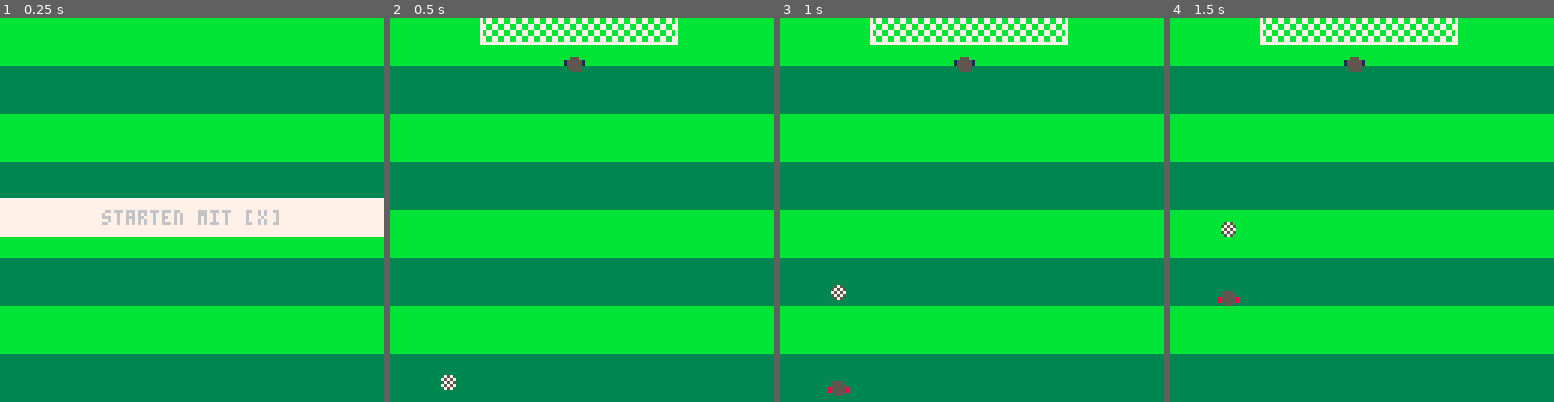
Above: before the commit, frames 1-4 (left to right).
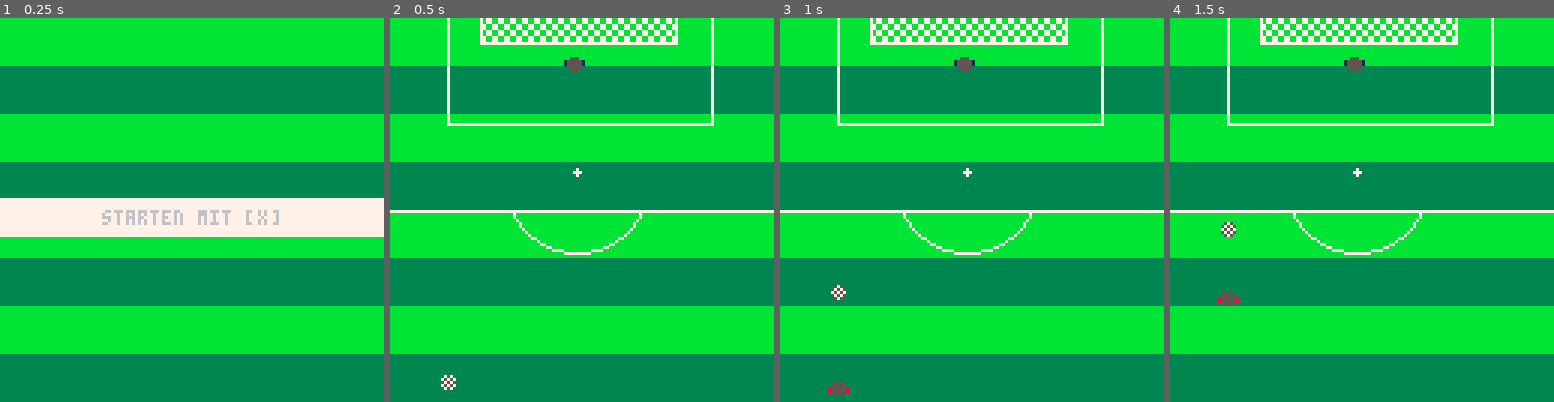
Above: after the commit, the same moments.

Repository: zothynine/torchance
Game: PICO-8 cartridge elfmeter.p8
Same seed, same stepped clock (60 frames per second), same inputs: the game is played once before the commit and once after it.
Inputs:
- Up to frame 1 (0.25 s): no input
- Up to frame 2 (0.5 s): tap X (X key) at 0.33 s
- Up to frame 3 (1 s): no input
- Up to frame 4 (1.5 s): tap X (X key) at 1.07 s

Frame 1 is identical in both runs. In frame 2, 2.1% of the frame differs, in the area x 0-100%, y 0-62%; in frame 3, 2.1%; in frame 4, 2.1%.

Commit message:
Draw fleld

Diff:
--- a/elfmeter.p8
+++ b/elfmeter.p8
@@ -44,6 +44,14 @@
 	rectfill(30,-1,95,8,0x07)
 	fillp()
 	rect(30,-1,95,8,7)
+	rect(19,-1,107,35,7)
+	--rect(6,-1,120,55,7)
+	line(0,64,127,64,7)
+	circfill(62,51,1,7)
+	local _r = 24
+	clip(62-_r,64,_r*2,_r)
+	circ(62,54,_r,7)
+	clip()
 end
 
 --juicyness
